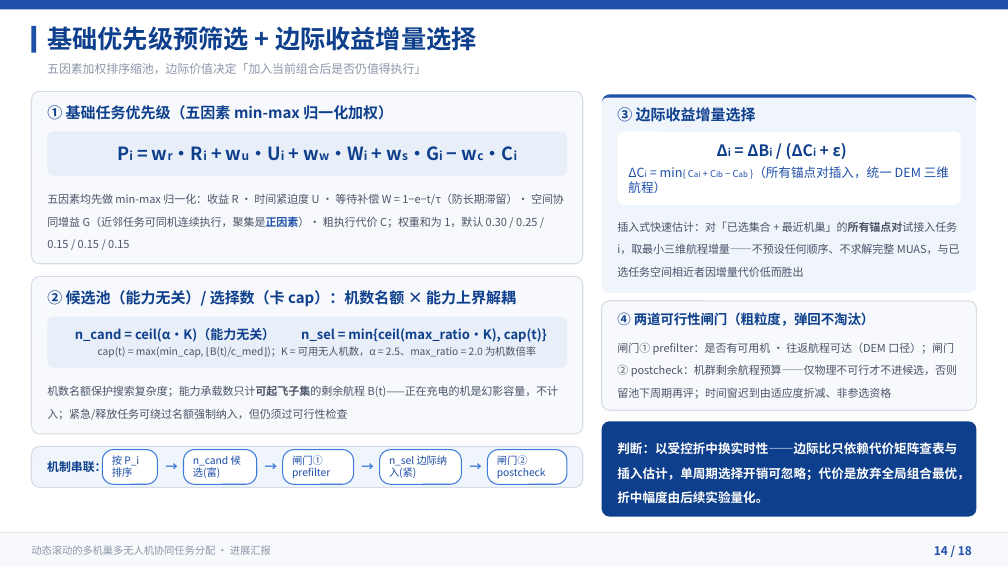
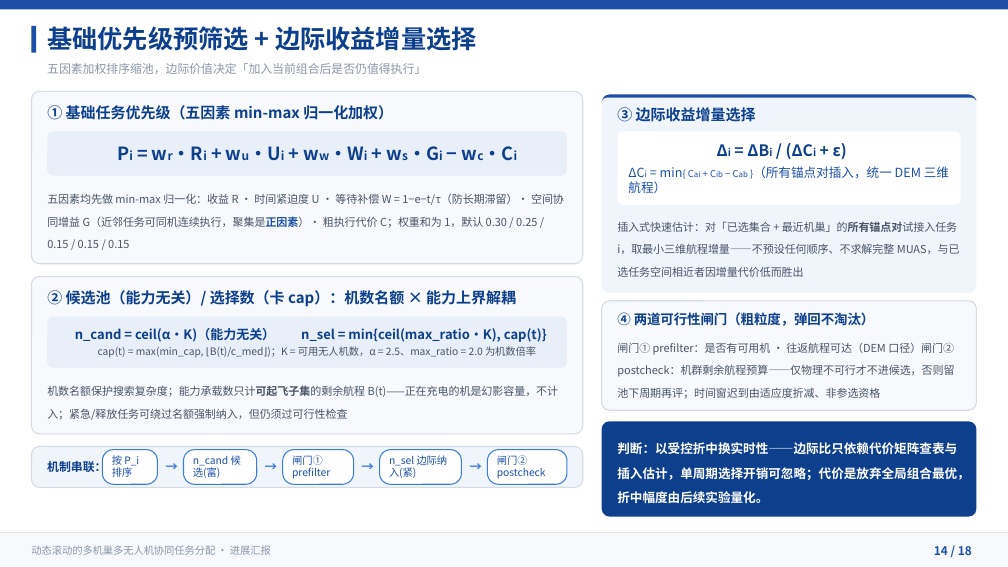
Before and after one commit to 909347194/ExperimentForGraduation, a slide deck: slide 14 of UAV协同任务分配方法-进展汇报/UAV协同任务分配方法-进展汇报.pptx. Drawn at 1008x567 pixels with LibreOffice and Linux fonts; fonts in the diff are those of the drawing. Boxes give left, top, right and bottom in pixels: in the first picture for what was removed or moved away, otherwise in the second. Text is boxed around its words. In the diff, an @@ line names an element or a change of style, - is before the commit and + after.

```diff
--- a/UAV协同任务分配方法-进展汇报/UAV协同任务分配方法-进展汇报.pptx
+++ b/UAV协同任务分配方法-进展汇报/UAV协同任务分配方法-进展汇报.pptx
@@ text at [617,342,954,399]: text changed @@
-闸门① prefilter：是否有可用机 · 往返航程可达（DEM 口径）；闸门② postcheck：机群剩余航程预算——仅物理不可行才不进候选，否则留池下周期再评；时间窗迟到由适应度折减、非参选资格
+闸门① prefilter：是否有可用机 · 往返航程可达（DEM 口径）闸门② postcheck：机群剩余航程预算——仅物理不可行才不进候选，否则留池下周期再评；时间窗迟到由适应度折减、非参选资格
```
Also in this commit, not shown: 5 other slides changed, 7 other files.
